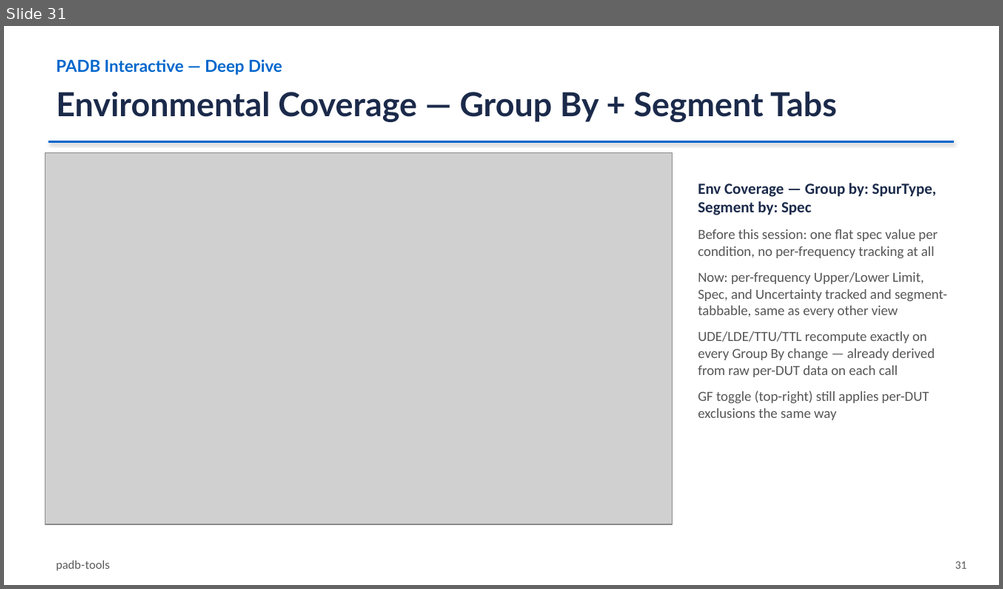
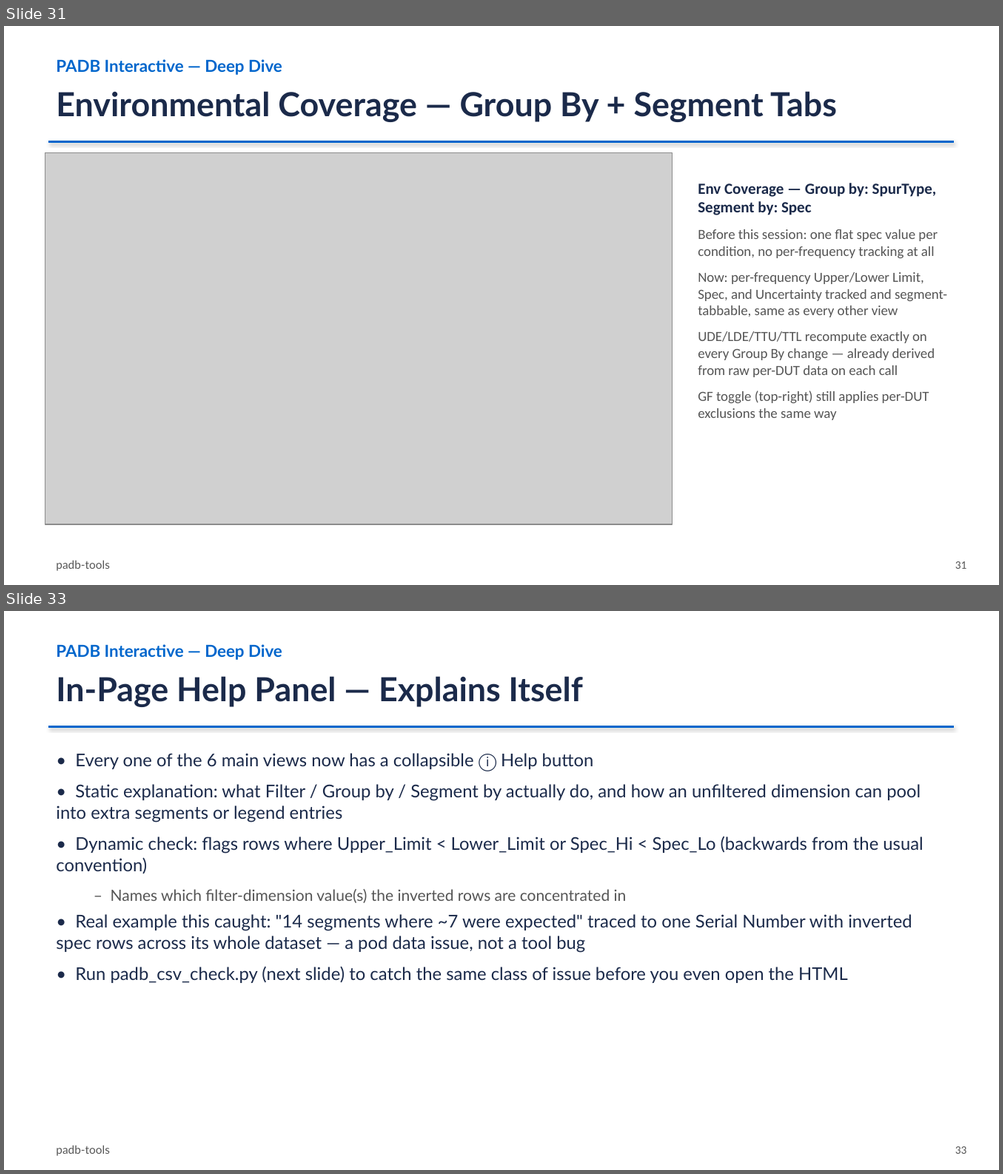
Before and after one commit to damurray/padb-tools, a slide deck: PADB_Simple_and_Interactive.pptx. Shown one above the other, each under a label of ours: slide 31 before the commit, slides 31 and 33 after it; the slides between them are not shown. The pictures are 1003x589 and 1003x1174 pixels, drawn with LibreOffice and Linux fonts; fonts in the diff are those of the drawing; grey boxes stand for pictures. Boxes give left, top, right and bottom in pixels: in the first picture for what was removed or moved away, otherwise in the second. Text is boxed around its words. In the diff, an @@ line names an element or a change of style, - is before the commit and + after.

Commit message:
Regenerate training deck with Aug 6-11 feature slides
Rebuilt PADB_Simple_and_Interactive.pptx from the updated archive/_build_slides.py (45 slides): adds GF export/import, in-page Help panel, padb_csv_check.py, and web app job-abort/exclusivity-guard slides. PDFs (GETTING_STARTED.pdf, PADB_Tools_Guide.pdf) stay gitignored/untracked as before.

```diff
--- a/PADB_Simple_and_Interactive.pptx
+++ b/PADB_Simple_and_Interactive.pptx
@@ slide 33 added at (4, 611, 999, 1170), background #FFFFFF @@
@@ text added at (56, 644, 282, 660), 16 pt, text #0066CC, bold @@
+PADB Interactive — Deep Dive
@@ text added at (56, 676, 583, 707), 32 pt, text #1B2A4A, bold @@
+In-Page Help Panel — Explains Itself
@@ line added from (48, 726) to (954, 726), #0066CC 2.25 pt @@
@@ text added at (56, 753, 922, 983), 17 pt, text #1B2A4A @@
+• Every one of the 6 main views now has a collapsible ⓘ Help button
+• Static explanation: what Filter / Group by / Segment by actually do, and how an unfiltered dimension can pool into extra segments or legend entries
+• Dynamic check: flags rows where Upper_Limit < Lower_Limit or Spec_Hi < Spec_Lo (backwards from the usual convention)
+  – Names which filter-dimension value(s) the inverted rows are concentrated in
+• Real example this caught: "14 segments where ~7 were expected" traced to one Serial Number with inverted spec rows across its whole dataset — a pod data issue, not a tool bug
+• Run padb_csv_check.py (next slide) to catch the same class of issue before you even open the HTML
@@ text added at (56, 1145, 110, 1156), 11 pt, text #555555 @@
+padb-tools
@@ text added at (955, 1147, 967, 1154), 11 pt, text #555555 @@
+33
```
Also in this commit, not shown: 9 slides changed, 3 other slides added.
